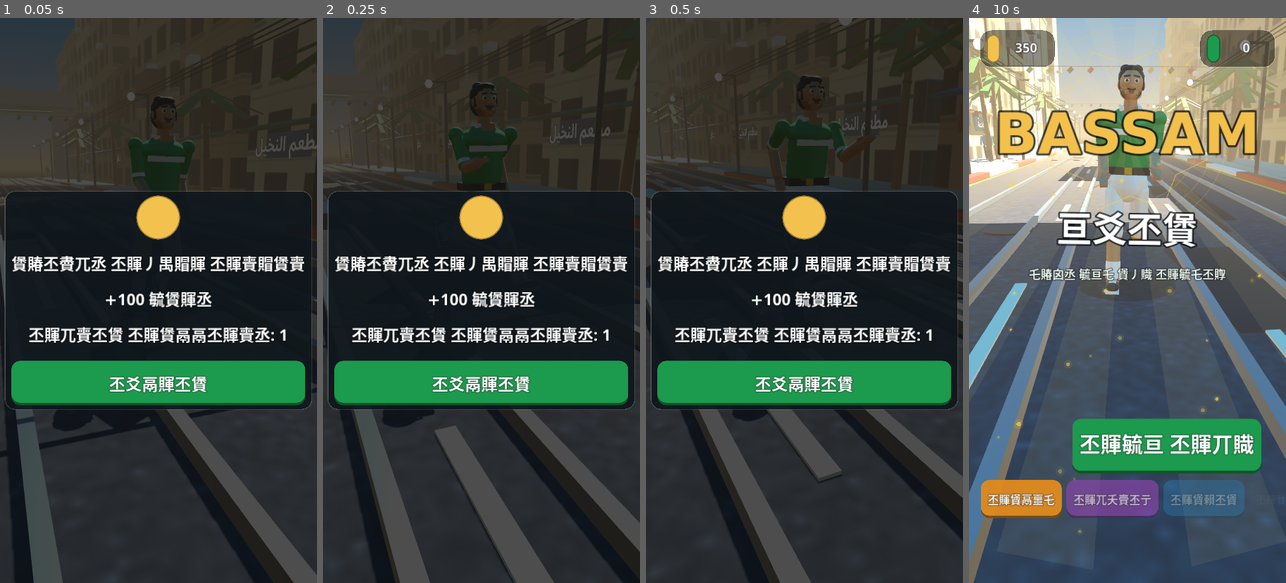
Above: before the commit, frames 1-4 (left to right).
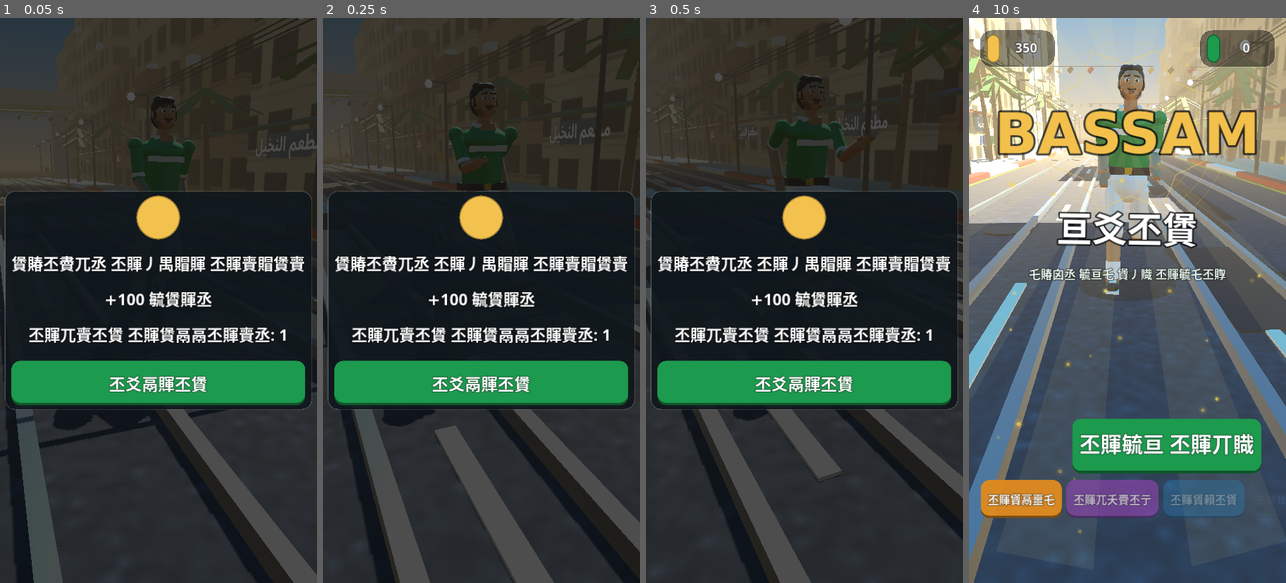
Above: after the commit, the same moments.

Repository: belal20202/B
Game: Godot game, scene res://scenes/main.tscn
Same seed, same stepped clock (60 frames per second), same inputs: the game is played once before the commit and once after it.
Inputs (mouse positions are in pixels of both pictures, inside the frame that each line leads up to):
- Up to frame 1 (0.05 s): no input
- Up to frame 2 (0.25 s): no input
- Up to frame 3 (0.5 s): no input
- Up to frame 4 (10 s): tap Enter at 0.5 s; move the mouse to (1197, 272) at 0.52 s; hold Right 0.53-1.25 s; click (1197, 272) at 0.67 s; tap Space every 3 s from 0.77 to 9.77 s; drag from (1064, 328) to (1111, 413) at 1.27 s; move the mouse to (1159, 176) at 2.02 s; hold Right 2.03-2.75 s; drag from (1111, 413) to (1032, 215) at 2.77 s; move the mouse to (1222, 385) at 3.52 s; hold Left 3.53-4.25 s; drag from (1032, 215) to (1079, 159) at 4.27 s; move the mouse to (1143, 300) at 5.02 s; hold Down 5.03-5.75 s; click (1143, 300) at 5.17 s; drag from (1079, 159) to (1064, 328) at 5.77 s; move the mouse to (1197, 272) at 6.52 s; hold Up 6.53-7.25 s; drag from (1064, 328) to (1111, 413) at 7.27 s; move the mouse to (1159, 176) at 8.02 s; hold Down 8.03-8.75 s; drag from (1111, 413) to (1032, 215) at 8.77 s; move the mouse to (1222, 385) at 9.52 s; hold Up from 9.53 s (still down); click (1222, 385) at 9.67 s

The runs differ from the first frame. In frame 1, less than 0.1% of the frame differs, in the area x 0-100%, y 0-100%; in frame 2, less than 0.1%; in frame 3, less than 0.1%; in frame 4, 1.3%.

Commit message:
Update project.godot

Diff:
--- a/project.godot
+++ b/project.godot
@@ -1,4 +1,3 @@
-
 ; Engine configuration file.
 config_version=5
 
@@ -9,6 +8,7 @@
 run/main_scene="res://scenes/main.tscn"
 config/features=PackedStringArray("4.3", "GL Compatibility")
 boot_splash/bg_color=Color(0.03, 0.09, 0.06, 1)
+run/max_fps=60
 config/icon="res://icon.svg"
 
 [autoload]
@@ -33,4 +33,6 @@
 renderer/rendering_method="gl_compatibility"
 renderer/rendering_method.mobile="gl_compatibility"
 textures/vram_compression/import_etc2_astc=true
-anti_aliasing/quality/msaa_3d=1
+anti_aliasing/quality/msaa_3d=0
+lights_and_shadows/directional_shadow/size=2048
+lights_and_shadows/directional_shadow/soft_shadow_filter_quality=1
